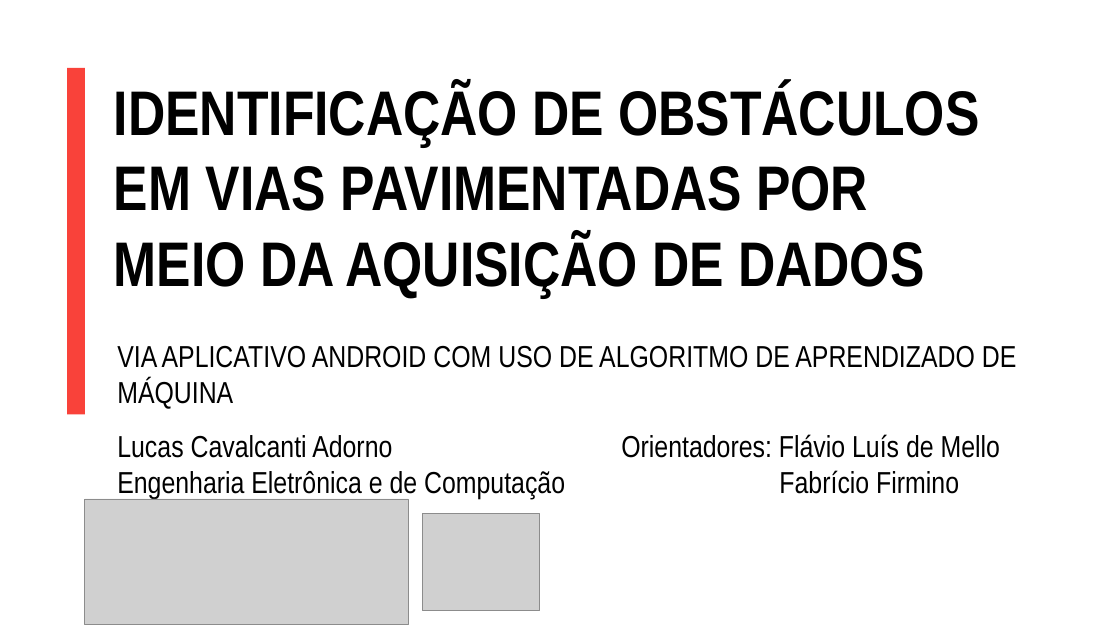
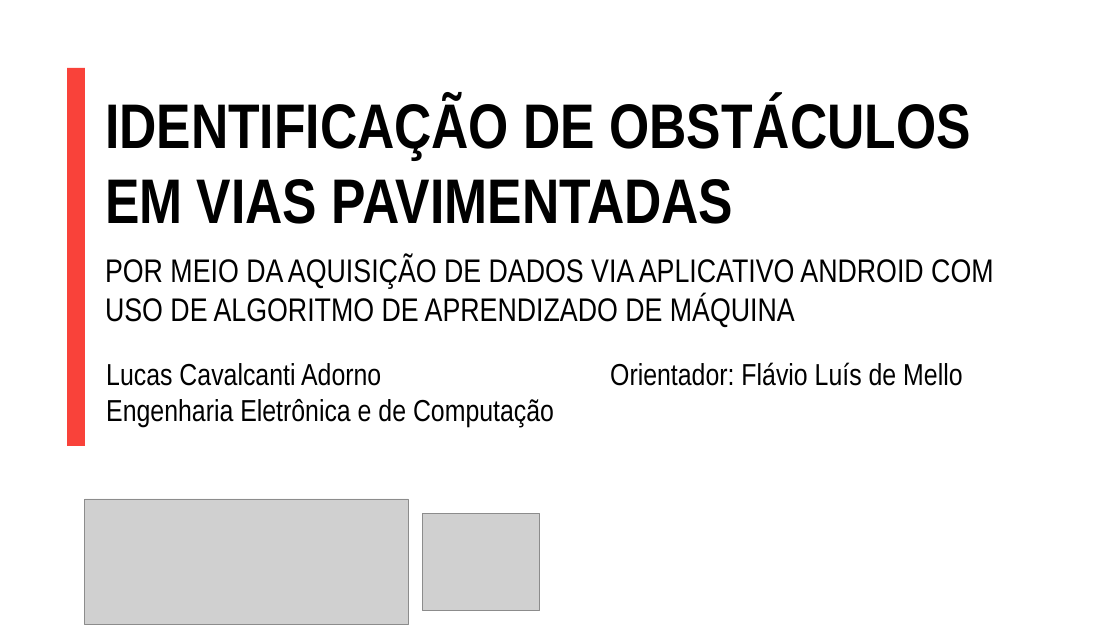
Before and after one commit to adornodev/TCC-Lunar, a slide deck: slide 25 of FinalCourseAssignment/Lunar.pptx (slide 28 before the commit). Drawn at 1120x630 pixels with LibreOffice and Linux fonts; fonts in the diff are those of the drawing; grey boxes stand for pictures. Boxes give left, top, right and bottom in pixels: in the first picture for what was removed or moved away, otherwise in the second. Text is boxed around its words. In the diff, an @@ line names an element or a change of style, - is before the commit and + after.

```diff
--- a/FinalCourseAssignment/Lunar.pptx
+++ b/FinalCourseAssignment/Lunar.pptx
@@ rectangle resized from (x1=67, y1=68, x2=85, y2=415) to (x1=67, y1=68, x2=85, y2=446) @@
@@ text at (x1=105, y1=97, x2=971, y2=224): text changed @@
-IDENTIFICAÇÃO DE OBSTÁCULOS EM VIAS PAVIMENTADAS POR MEIO DA AQUISIÇÃO DE DADOS
+IDENTIFICAÇÃO DE OBSTÁCULOS EM VIAS PAVIMENTADAS
@@ text at (x1=105, y1=256, x2=993, y2=327): text changed; size 26 to 28 pt @@
-VIA APLICATIVO ANDROID COM USO DE ALGORITMO DE APRENDIZADO DE MÁQUINA
+POR MEIO DA AQUISIÇÃO DE DADOS VIA APLICATIVO ANDROID COM USO DE ALGORITMO DE APRENDIZADO DE MÁQUINA
@@ text at (x1=106, y1=362, x2=962, y2=386): text changed @@
-Lucas Cavalcanti Adorno Orientadores: Flávio Luís de Mello
-Engenharia Eletrônica e de Computação Fabrício Firmino
+Lucas Cavalcanti Adorno Orientador: Flávio Luís de Mello
+Engenharia Eletrônica e de Computação
```
Also in this commit, not shown: 18 other slides changed, 1 slide added, 4 slides removed, 2 other files.
